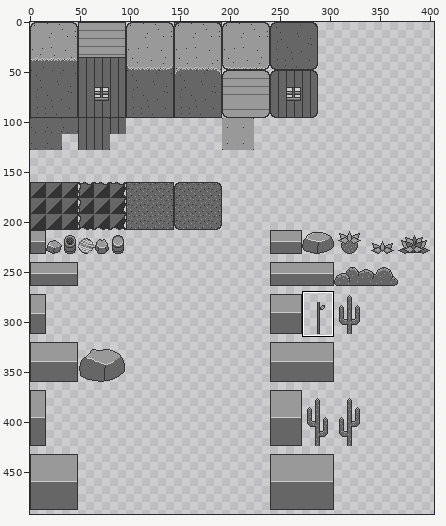
A pixel-art file gets an edit: Assets/Tiles/Farm.aseprite. The first picture is a wide view before the edit; the outline marks the close-up.
Close-up. The starting point:
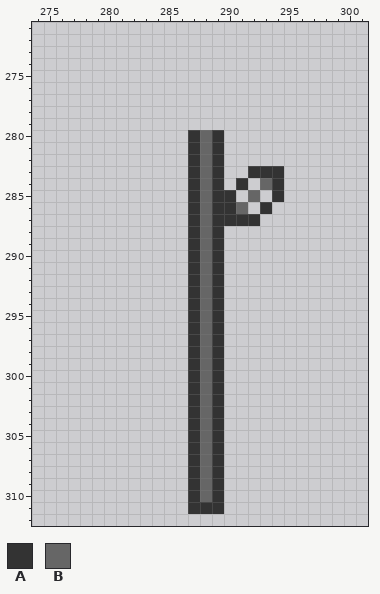
496x496 pixels, 1 frame. Shown: x 274..301, y 271..312. The wide view leaves out empty margins.
Visible layers, top first: "Props", "Walls", "Corners", "Ground".
Palette (. is transparent): A #333333  B #666666
Pixels before, first column x 287:
280 ABA.....
281 ABA.....
282 ABA.....
283 ABA..AAA
284 ABA.A.BA
285 ABAA.B.A
286 ABAAB.A.
287 ABAAAA..
288 ABA.....
289 ABA.....
290 ABA.....
291 ABA.....
292 ABA.....
293 ABA.....
294 ABA.....
295 ABA.....
296 ABA.....
297 ABA.....
298 ABA.....
299 ABA.....
300 ABA.....
301 ABA.....
302 ABA.....
303 ABA.....
304 ABA.....
305 ABA.....
306 ABA.....
307 ABA.....
308 ABA.....
309 ABA.....
310 ABA.....
311 AAA.....
After:
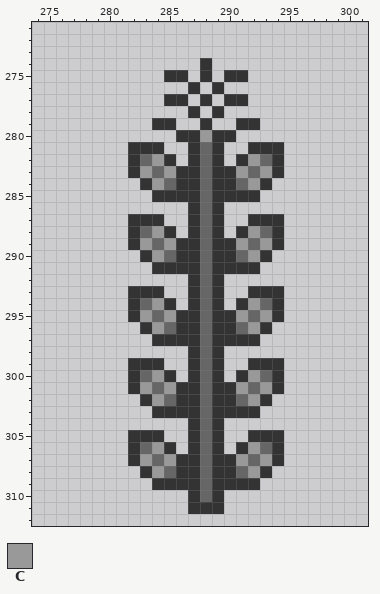
Colours new in this view: C #999999
Diff:
Changed rows in their new state; - is an unchanged pixel.
Layer "Props":
first column x 282:
274 ------A------
275 ---AA-A-AA---
276 -----A-A-----
277 ---AA-A-AA---
278 -----A-A-----
279 --AA--A--AA--
280 ----A-C-A----
281 AAA-------AAA
282 ABCA-----ACBA
283 ACBCA---ACBC-
284 -ACBA---ABCA.
285 --AAA----AA-.
286 --------..-.-
287 AAA-----..-AA
288 ABCA-----ACBA
289 ACBCA---ACBCA
290 -ACBA---ABCA-
291 --AAA---AAA--
293 AAA-------AAA
294 ABCA-----ACBA
295 ACBCA---ACBCA
296 -ACBA---ABCA-
297 --AAA---AAA--
299 AAA-------AAA
300 ABCA-----ACBA
301 ACBCA---ACBCA
302 -ACBA---ABCA-
303 --AAA---AAA--
305 AAA-------AAA
306 ABCA-----ACBA
307 ACBCA---ACBCA
308 -ACBA---ABCA-
309 --AAA---AAA--
Changed places in both close-ups, as pixel boxes (x1, y1, x2, y2):
changed: (128, 58, 284, 490)
